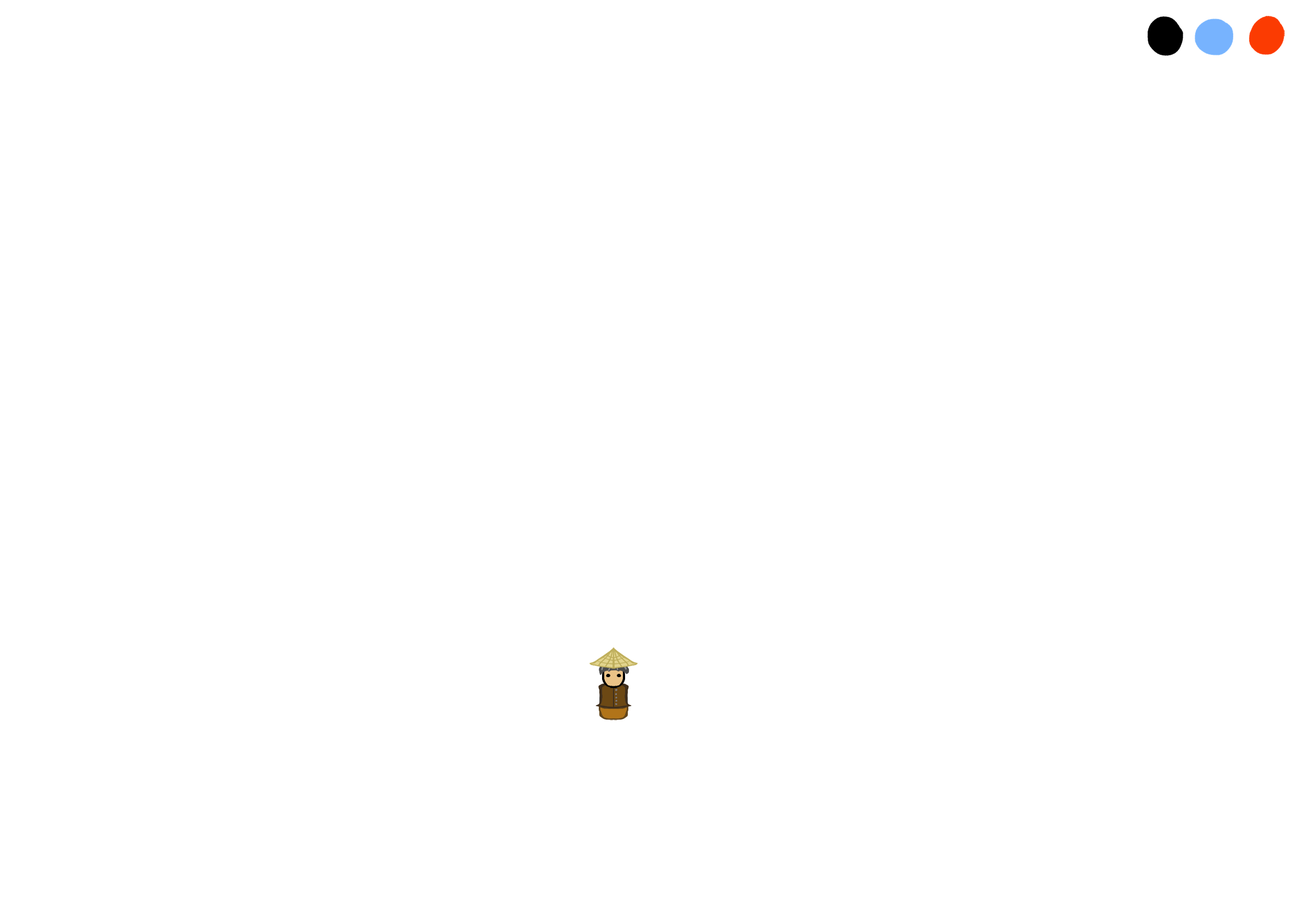
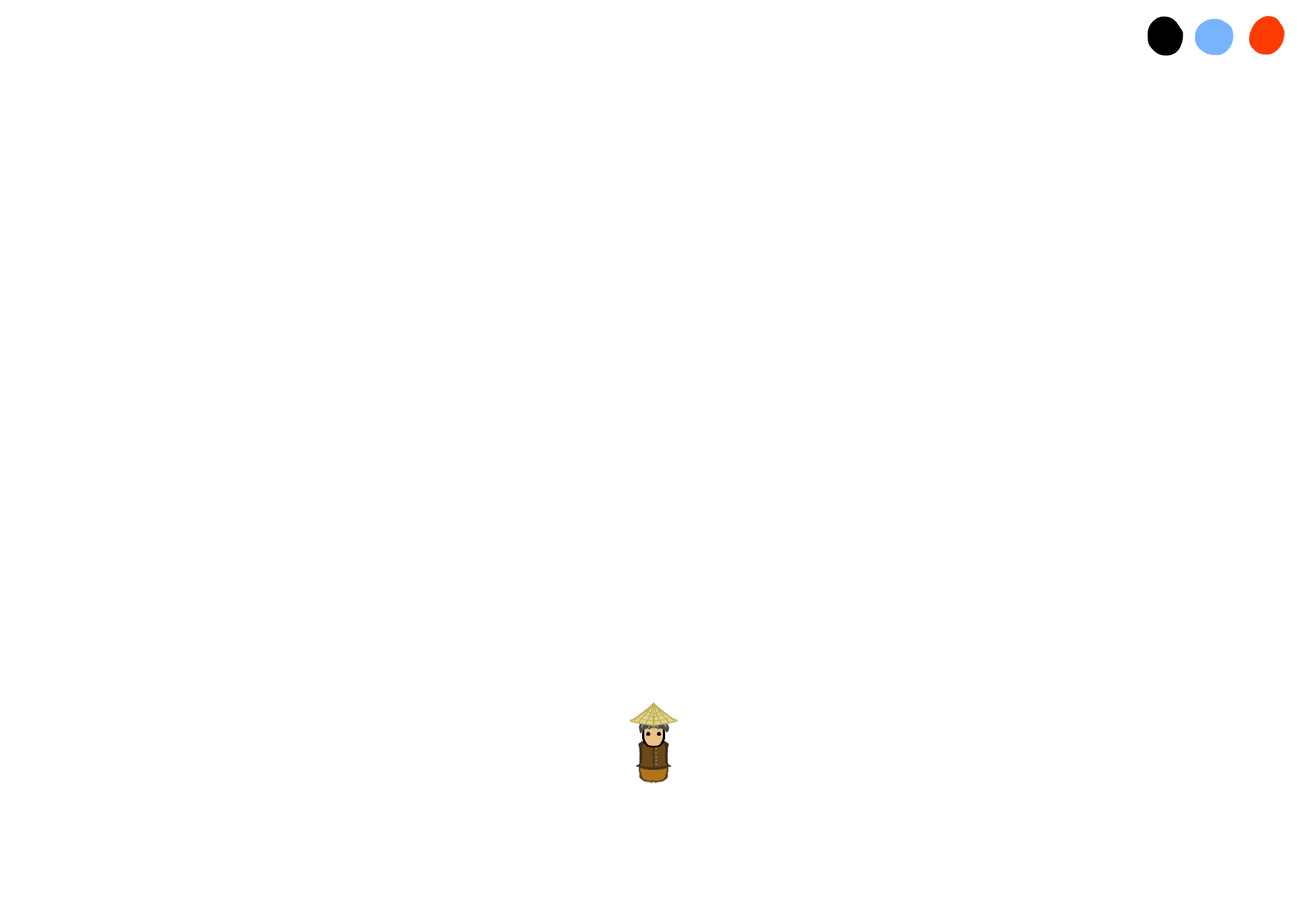
Comparing the layer stacks of the two 1305 × 922 images. Changes:
painted on "headwear" over [589, 647, 678, 743]
painted on "hair" over [596, 647, 678, 778]
painted on "line eyes" over [596, 666, 678, 778]
painted on "line head" over [596, 666, 678, 778]
painted on "color head" over [596, 666, 678, 778]
painted on "top clothes" over [595, 666, 678, 784]
painted on "bottom clothes" over [596, 666, 678, 784]
painted on "line body" over [596, 666, 678, 784]
painted on "color body" over [596, 666, 678, 784]
